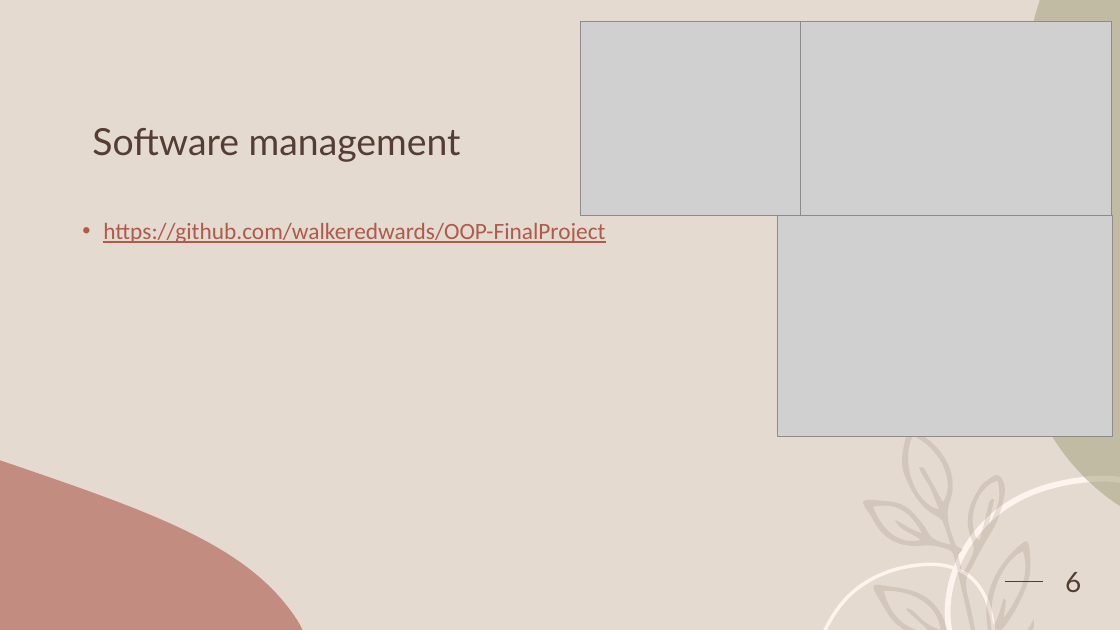
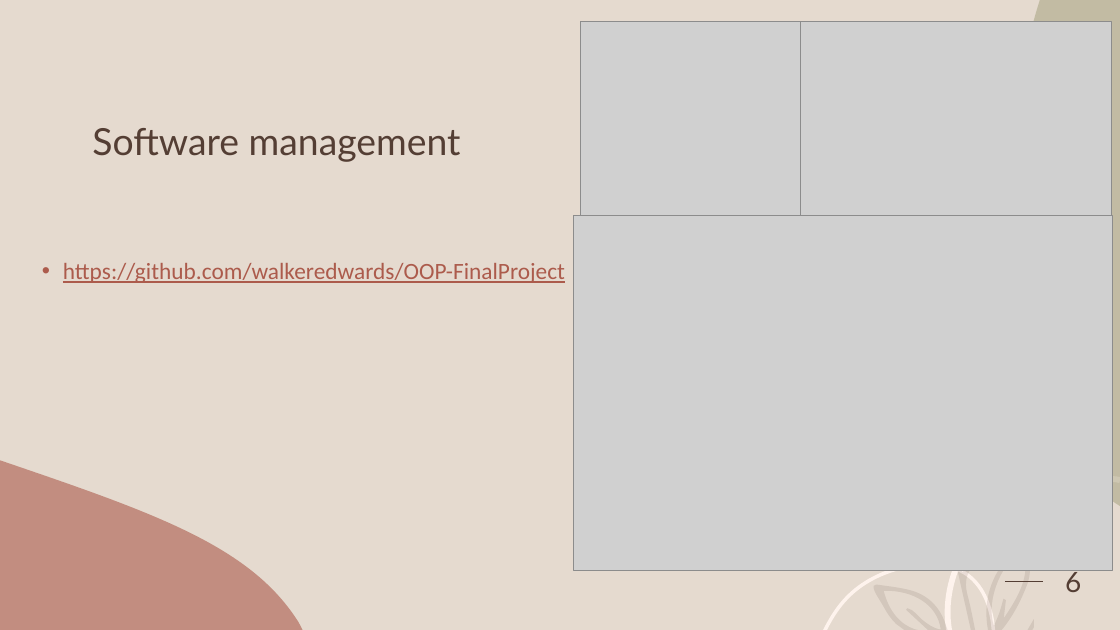
Before and after one commit to walkeredwards/OOP-FinalProject, a slide deck: slide 6 of The Game of Chess.pptx. Drawn at 1120x630 pixels with LibreOffice and Linux fonts; fonts in the diff are those of the drawing; grey boxes stand for pictures. Boxes give left, top, right and bottom in pixels: in the first picture for what was removed or moved away, otherwise in the second. Text is boxed around its words. In the diff, an @@ line names an element or a change of style, - is before the commit and + after.

```diff
--- a/The Game of Chess.pptx
+++ b/The Game of Chess.pptx
@@ picture: place and size @@
-picture at [777,215,1112,436]
+picture at [574,215,1112,571]
@@ text "https://github.com/walkeredwards/OOP-FinalProject": place and size @@
-text "https://github.com/walkeredwards/OOP-FinalProject" at [103,223,605,243]
+text "https://github.com/walkeredwards/OOP-FinalProject" at [63,263,565,283]
```
Also in this commit, not shown: 1 other slide changed, 1 other file.
